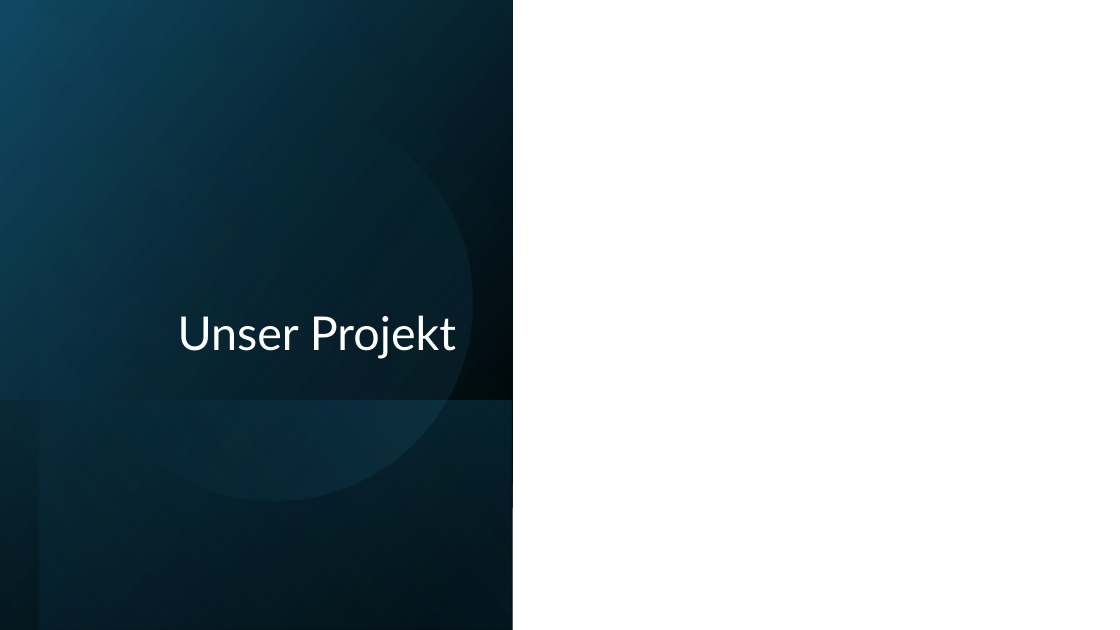
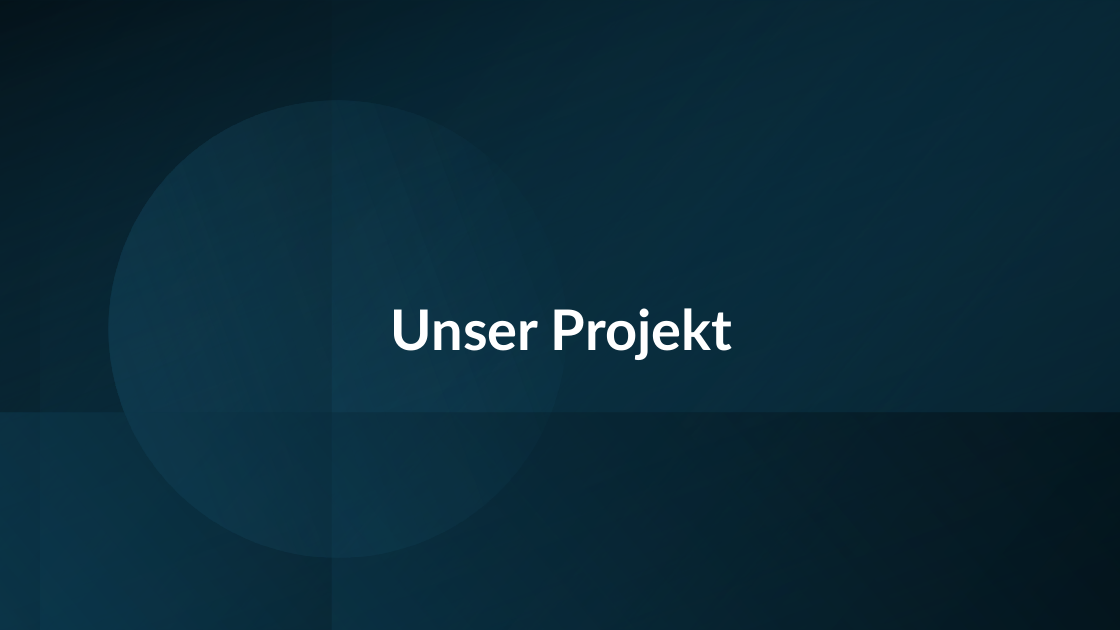
Before and after one commit to kis4-2026ss/projekt-g1-dorninger-pallinger, a slide deck: slide 4 of AI-Assisted Java Legacy Migration.pptx. Drawn at 1120x630 pixels with LibreOffice and Linux fonts; fonts in the diff are those of the drawing. Boxes give left, top, right and bottom in pixels: in the first picture for what was removed or moved away, otherwise in the second. Text is boxed around its words. In the diff, an @@ line names an element or a change of style, - is before the commit and + after.

```diff
--- a/AI-Assisted Java Legacy Migration.pptx
+++ b/AI-Assisted Java Legacy Migration.pptx
@@ rectangle at (0,0,331,630): fill gradient #000000 to #104862 to gradient #104862 to #000000; mirrored; rotation 90 to 180 degrees @@
@@ rectangle added at (0,0,1120,630), fill gradient #000000 to #104862 @@
@@ rectangle added at (0,0,1120,630), fill gradient #104862 to #000000 @@
@@ rectangle removed at (40,0,513,630) @@
@@ rectangle added at (40,0,1120,630), fill gradient #0B3041 to #156082 @@
@@ rectangle added at (332,1,1120,630), fill gradient #104862 to #000000 @@
@@ ellipse at (72,65,603,594): rotation 101 to 99 degrees @@
@@ title "Unser Projekt": place and size @@
-title "Unser Projekt" at (178,315,456,359)
+title "Unser Projekt" at (391,308,732,360)
@@ title "Unser Projekt" at (391,308,732,360): size 40 to 48 pt, bold on; alignment right to left @@
@@ rectangle removed at (0,400,512,630) @@
@@ rectangle added at (0,413,1120,630), fill gradient #104862 to #000000 @@
```
Also in this commit, not shown: 15 other slides changed, 2 slides added.
